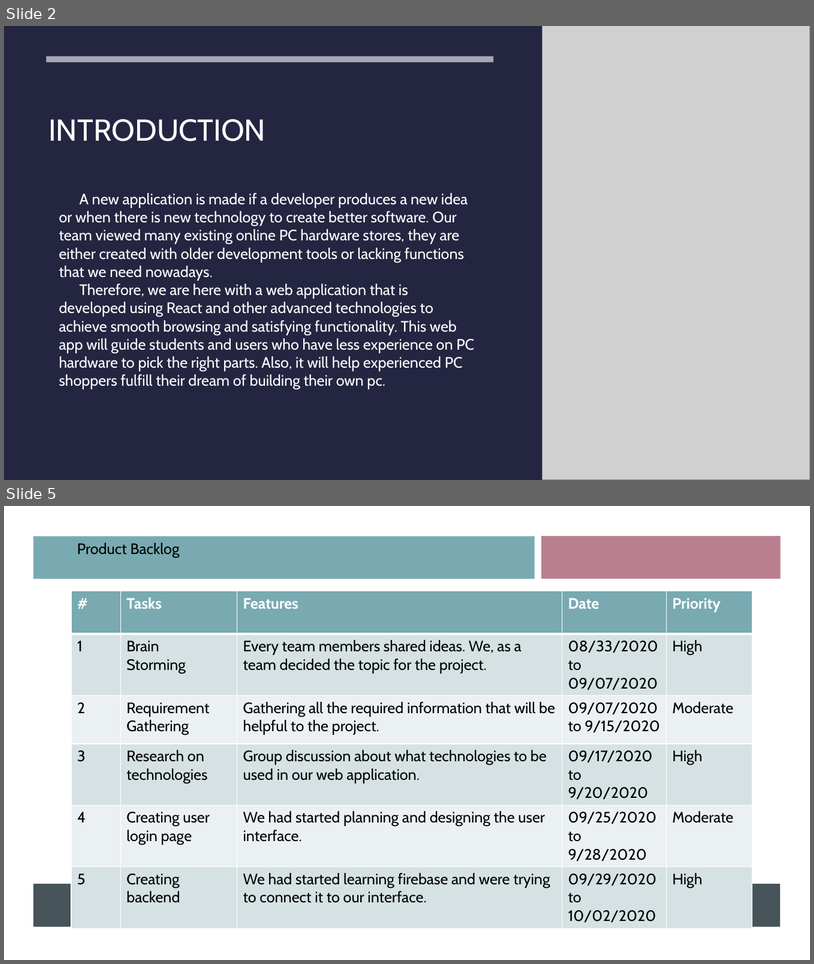
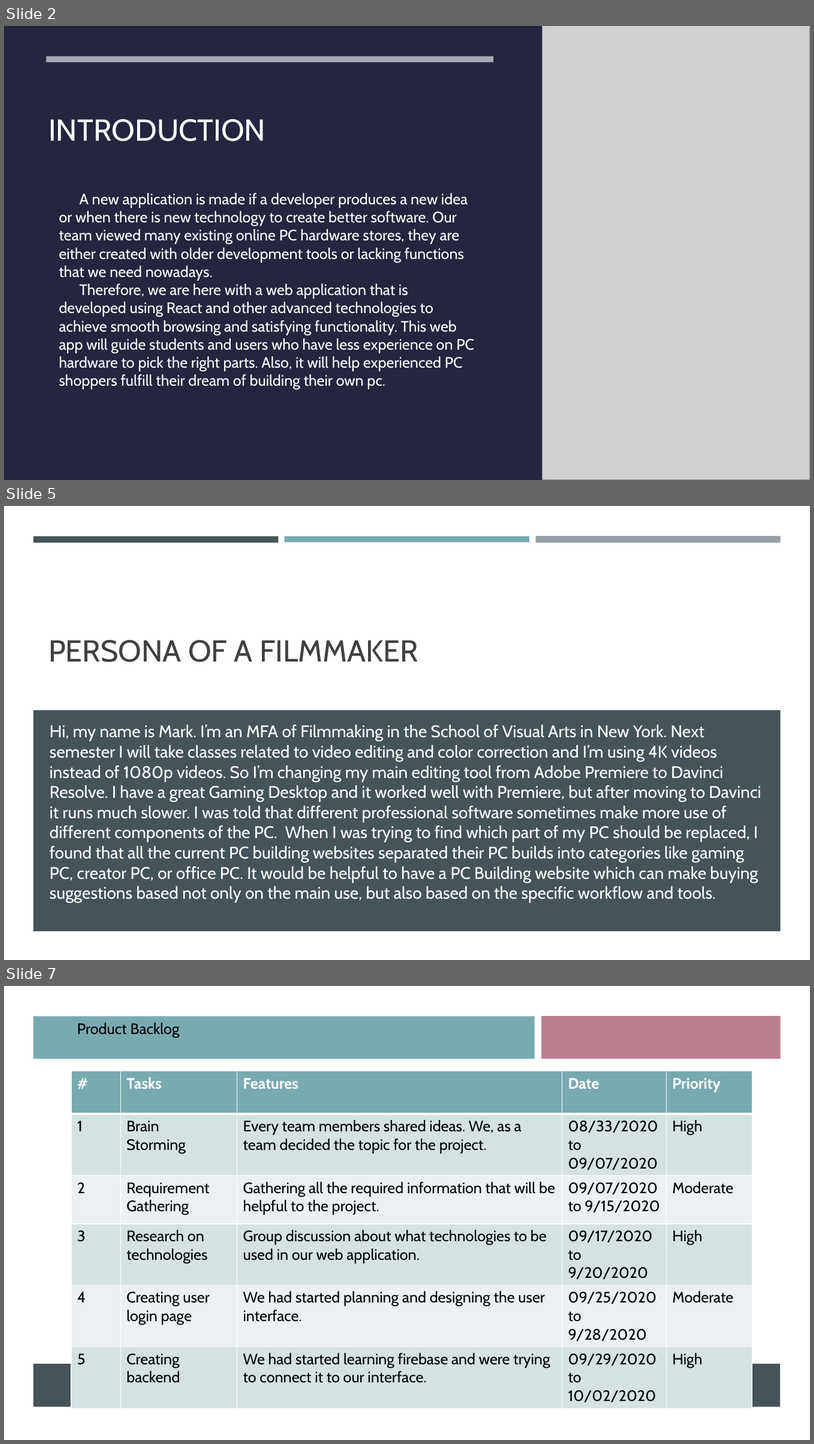
Before and after one commit to Xu12345-sophie/CS691TeamDice, a slide deck: Deliverable2/PC builder web application .pptx. Shown one above the other, each under a label of ours: slides 2 and 5 before the commit, slides 2, 5 and 7 after it; the slides between them are not shown. The pictures are 814x964 and 814x1444 pixels, drawn with LibreOffice and Linux fonts; fonts in the diff are those of the drawing; grey boxes stand for pictures. Boxes give left, top, right and bottom in pixels: in the first picture for what was removed or moved away, otherwise in the second. Text is boxed around its words. In the diff, an @@ line names an element or a change of style, - is before the commit and + after.

```diff
--- a/Deliverable2/PC builder web application .pptx
+++ b/Deliverable2/PC builder web application .pptx
@@ slide 5 added at (4,506,810,960), background #FFFFFF @@
@@ rectangle added at (33,536,279,542), fill #465359 @@
@@ rectangle added at (285,536,530,542), fill #79AAB2 @@
@@ rectangle added at (536,536,781,543), fill #969FA7 @@
@@ title added at (48,640,419,662), 36 pt, text #404040 @@
+PERSONA OF A FILMMAKER
@@ rectangle added at (33,710,782,931), fill #465359 @@
@@ text added at (50,724,761,903), 20 pt, text #FFFFFF @@
+Hi, my name is Mark. I’m an MFA of Filmmaking in the School of Visual Arts in New York. Next semester I will take classes related to video editing and color correction and I’m using 4K videos instead of 1080p videos. So I’m changing my main editing tool from Adobe Premiere to Davinci Resolve. I have a great Gaming Desktop and it worked well with Premiere, but after moving to Davinci it runs much slower. I was told that different professional software sometimes make more use of different components of the PC. When I was trying to find which part of my PC should be replaced, I found that all the current PC building websites separated their PC builds into categories like gaming PC, creator PC, or office PC. It would be helpful to have a PC Building website which can make buying suggestions based not only on the main use, but also based on the specific workflow and tools.
@@ what was slide 5 is now slide 7 @@
```
Also in this commit, not shown: 2 slides changed, 1 other slide added.
